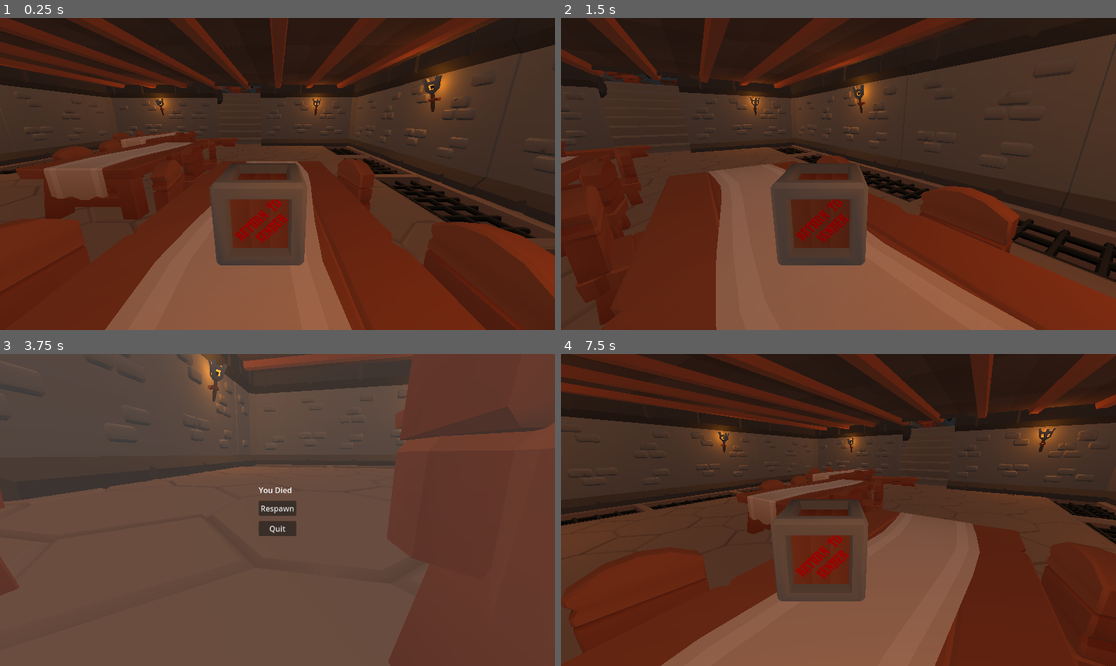
Above: before the commit, frames 1-4 (two rows, left to right).
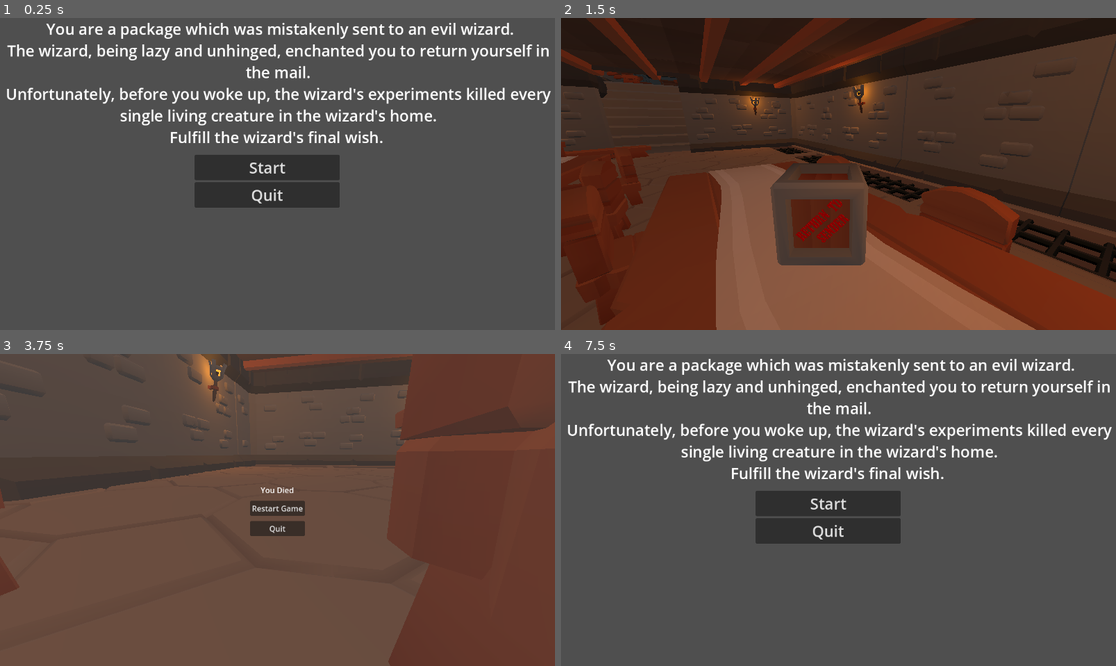
Above: after the commit, the same moments.

Repository: holy-moley/ReturnToSender
Game: Godot game, scene res://main.tscn
Same seed, same stepped clock (60 frames per second), same inputs: the game is played once before the commit and once after it.
Inputs (mouse positions are in pixels of both pictures, inside the frame that each line leads up to):
- Up to frame 1 (0.25 s): no input
- Up to frame 2 (1.5 s): click (827, 167) at 0.5 s, where only the run after the commit has a clickable "Start"; tap Enter at 1.25 s; move the mouse to (960, 158) at 1.27 s; hold D (right) from 1.28 s (still down); hold Shift (sprint) from 1.28 s (still down)
- Up to frame 3 (3.75 s): tap Space (jump) at 1.52, 2.27 s; move the mouse to (166, 525) at 2.02 s; release D (right) at 2.03 s; release Shift (sprint) at 2.03 s; hold Down (back) 2.03-2.78 s; tap Shift (sprint) at 2.1, 3.6 s; move the mouse to (333, 441) at 2.77 s; hold D (right) 2.78-3.53 s; hold Shift (sprint) 2.78-3.53 s; move the mouse to (249, 572) at 3.52 s; hold W (forward) from 3.53 s (still down)
- Up to frame 4 (7.5 s): tap Space (jump) at 3.77, 6.02 s; release W (forward) at 4.25 s; click "Respawn" (after the commit: "Restart Game") at 4.25 s; click (827, 503) at 5 s, where only the run after the commit has a clickable "Start"; tap R (respawn) at 5.75, 7.25 s; move the mouse to (1005, 556) at 5.77 s; hold A (left) 5.78-6.5 s; hold Shift (sprint) 5.78-6.5 s; tap Escape (pause) at 6.4 s; click "Respawn" at 6.5 s; move the mouse to (672, 463) at 7.27 s; hold A (left) from 7.28 s (still down); tap Shift (sprint) at 7.35 s

The runs differ from the first frame. In frame 1, 100% of the frame differs, in the area x 0-100%, y 0-100%; in frame 2, nothing differs; in frame 3, 0.5%; in frame 4, 100%.

Commit message:
Start menu
Adds in a functional start menu.

Diff:
--- a/squash_the_creeps_start_1.1.0/cafeteria_area.tscn
+++ b/squash_the_creeps_start_1.1.0/cafeteria_area.tscn
@@ -41,6 +41,81 @@
 
 [sub_resource type="ConvexPolygonShape3D" id="ConvexPolygonShape3D_0t2bj"]
 points = PackedVector3Array(0.5, 0.5, 0.5, 0.5, 0.5, -0.5, -0.5, 0.5, 0.5, 0.5, -0.5, 0.5, 0.5, -0.5, -0.5, -0.5, 0.5, -0.5, -0.5, -0.5, 0.5, -0.5, -0.5, -0.5)
+
+[sub_resource type="Animation" id="Animation_71gkf"]
+length = 0.001
+tracks/0/type = "value"
+tracks/0/imported = false
+tracks/0/enabled = true
+tracks/0/path = NodePath("TablePlate:position")
+tracks/0/interp = 1
+tracks/0/loop_wrap = true
+tracks/0/keys = {
+"times": PackedFloat32Array(0),
+"transitions": PackedFloat32Array(1),
+"update": 0,
+"values": [Vector3(4.11822, -10.0985, -6.32165)]
+}
+tracks/1/type = "value"
+tracks/1/imported = false
+tracks/1/enabled = true
+tracks/1/path = NodePath("Mid1:position")
+tracks/1/interp = 1
+tracks/1/loop_wrap = true
+tracks/1/keys = {
+"times": PackedFloat32Array(0),
+"transitions": PackedFloat32Array(1),
+"update": 0,
+"values": [Vector3(0.357107, -0.386103, -5.43637)]
+}
+tracks/2/type = "value"
+tracks/2/imported = false
+tracks/2/enabled = true
+tracks/2/path = NodePath("Mid2:position")
+tracks/2/interp = 1
+tracks/2/loop_wrap = true
+tracks/2/keys = {
+"times": PackedFloat32Array(0),
+"transitions": PackedFloat32Array(1),
+"update": 0,
+"values": [Vector3(-0.624413, -1.75143, -1.00204)]
+}
+tracks/3/type = "value"
+tracks/3/imported = false
+tracks/3/enabled = true
+tracks/3/path = NodePath("Mid3:position")
+tracks/3/interp = 1
+tracks/3/loop_wrap = true
+tracks/3/keys = {
+"times": PackedFloat32Array(0),
+"transitions": PackedFloat32Array(1),
+"update": 0,
+"values": [Vector3(-0.643092, -6.10119, 3.93819)]
+}
+tracks/4/type = "value"
+tracks/4/imported = false
+tracks/4/enabled = true
+tracks/4/path = NodePath("Window:position")
+tracks/4/interp = 1
+tracks/4/loop_wrap = true
+tracks/4/keys = {
+"times": PackedFloat32Array(0),
+"transitions": PackedFloat32Array(1),
+"update": 0,
+"values": [Vector3(-2.20285, -2.83854, 8.40914)]
+}
+tracks/5/type = "value"
+tracks/5/imported = false
+tracks/5/enabled = true
+tracks/5/path = NodePath("Window2:position")
+tracks/5/interp = 1
+tracks/5/loop_wrap = true
+tracks/5/keys = {
+"times": PackedFloat32Array(0),
+"transitions": PackedFloat32Array(1),
+"update": 0,
+"values": [Vector3(-1.96535, -11.0191, 12.5052)]
+}
 
 [sub_resource type="Animation" id="Animation_yadva"]
 resource_name = "movingPlates"
@@ -120,81 +195,6 @@
 "values": [Vector3(-1.96535, -11.0191, 12.5052), Vector3(-1.96535, -11.0191, 12.5052), Vector3(-1.96535, 0.570303, 12.5052), Vector3(-1.96535, 0.570303, 12.5052), Vector3(-1.96535, 3.57171, 12.5052), Vector3(-1.96535, 3.57171, 12.5052)]
 }
 
-[sub_resource type="Animation" id="Animation_71gkf"]
-length = 0.001
-tracks/0/type = "value"
-tracks/0/imported = false
-tracks/0/enabled = true
-tracks/0/path = NodePath("TablePlate:position")
-tracks/0/interp = 1
-tracks/0/loop_wrap = true
-tracks/0/keys = {
-"times": PackedFloat32Array(0),
-"transitions": PackedFloat32Array(1),
-"update": 0,
-"values": [Vector3(4.11822, -10.0985, -6.32165)]
-}
-tracks/1/type = "value"
-tracks/1/imported = false
-tracks/1/enabled = true
-tracks/1/path = NodePath("Mid1:position")
-tracks/1/interp = 1
-tracks/1/loop_wrap = true
-tracks/1/keys = {
-"times": PackedFloat32Array(0),
-"transitions": PackedFloat32Array(1),
-"update": 0,
-"values": [Vector3(0.357107, -0.386103, -5.43637)]
-}
-tracks/2/type = "value"
-tracks/2/imported = false
-tracks/2/enabled = true
-tracks/2/path = NodePath("Mid2:position")
-tracks/2/interp = 1
-tracks/2/loop_wrap = true
-tracks/2/keys = {
-"times": PackedFloat32Array(0),
-"transitions": PackedFloat32Array(1),
-"update": 0,
-"values": [Vector3(-0.624413, -1.75143, -1.00204)]
-}
-tracks/3/type = "value"
-tracks/3/imported = false
-tracks/3/enabled = true
-tracks/3/path = NodePath("Mid3:position")
-tracks/3/interp = 1
-tracks/3/loop_wrap = true
-tracks/3/keys = {
-"times": PackedFloat32Array(0),
-"transitions": PackedFloat32Array(1),
-"update": 0,
-"values": [Vector3(-0.643092, -6.10119, 3.93819)]
-}
-tracks/4/type = "value"
-tracks/4/imported = false
-tracks/4/enabled = true
-tracks/4/path = NodePath("Window:position")
-tracks/4/interp = 1
-tracks/4/loop_wrap = true
-tracks/4/keys = {
-"times": PackedFloat32Array(0),
-"transitions": PackedFloat32Array(1),
-"update": 0,
-"values": [Vector3(-2.20285, -2.83854, 8.40914)]
-}
-tracks/5/type = "value"
-tracks/5/imported = false
-tracks/5/enabled = true
-tracks/5/path = NodePath("Window2:position")
-tracks/5/interp = 1
-tracks/5/loop_wrap = true
-tracks/5/keys = {
-"times": PackedFloat32Array(0),
-"transitions": PackedFloat32Array(1),
-"update": 0,
-"values": [Vector3(-1.96535, -11.0191, 12.5052)]
-}
-
 [sub_resource type="AnimationLibrary" id="AnimationLibrary_1labw"]
 _data = {
 "RESET": SubResource("Animation_71gkf"),
--- a/squash_the_creeps_start_1.1.0/death_menu.tscn
+++ b/squash_the_creeps_start_1.1.0/death_menu.tscn
@@ -40,10 +40,11 @@
 [node name="DeathLabel" type="Label" parent="GridContainer"]
 layout_mode = 2
 text = "You Died"
+horizontal_alignment = 1
 
 [node name="Respawn" type="Button" parent="GridContainer"]
 layout_mode = 2
-text = "Respawn"
+text = "Restart Game"
 
 [node name="Quit" type="Button" parent="GridContainer"]
 layout_mode = 2
--- a/squash_the_creeps_start_1.1.0/main.tscn
+++ b/squash_the_creeps_start_1.1.0/main.tscn
@@ -10,6 +10,7 @@
 [ext_resource type="PackedScene" uid="uid://0ro3ghwra1c7" path="res://dungeonMessHall.tscn" id="8_67ypg"]
 [ext_resource type="PackedScene" uid="uid://h2u3i4n3ix2v" path="res://death_menu.tscn" id="8_dnycq"]
 [ext_resource type="PackedScene" uid="uid://c37lb6aldwed3" path="res://cafeteria_area.tscn" id="10_ifudf"]
+[ext_resource type="PackedScene" uid="uid://dg8rrxqo3y2v8" path="res://start_menu.tscn" id="10_yjw88"]
 
 [sub_resource type="SphereShape3D" id="SphereShape3D_qgoqu"]
 
@@ -74,6 +75,8 @@
 
 [node name="DeathMenu" parent="Menus" instance=ExtResource("8_dnycq")]
 
+[node name="StartMenu" parent="Menus" instance=ExtResource("10_yjw88")]
+
 [node name="CafeteriaArea" parent="." instance=ExtResource("10_ifudf")]
 transform = Transform3D(-1.31134e-07, 0, -3, 0, 3, 0, 3, 0, -1.31134e-07, -83.274, 2, -50.0508)
 
--- a/squash_the_creeps_start_1.1.0/player.tscn
+++ b/squash_the_creeps_start_1.1.0/player.tscn
@@ -36,6 +36,7 @@
 packet_sequence = SubResource("OggPacketSequence_yjj5y")
 
 [node name="Player" type="CharacterBody3D"]
+process_mode = 1
 transform = Transform3D(1, 0, 0, 0, 1, 0, 0, 0, 1, 0.274019, 1.48228, 0.0889188)
 collision_layer = 4
 collision_mask = 7
--- /dev/null
+++ b/squash_the_creeps_start_1.1.0/start_menu.gd
@@ -0,0 +1,14 @@
+extends Control
+var startPressed = false
+func _process(delta: float) -> void:
+	if not startPressed:
+		get_tree().paused=true
+
+func _on_start_pressed() -> void:
+	visible = false
+	startPressed=true
+	get_tree().paused=false
+
+
+func _on_quit_pressed() -> void:
+	get_tree().quit()
--- /dev/null
+++ b/squash_the_creeps_start_1.1.0/start_menu.tscn
@@ -0,0 +1,68 @@
+[gd_scene load_steps=3 format=3 uid="uid://dg8rrxqo3y2v8"]
+
+[ext_resource type="Script" path="res://start_menu.gd" id="1_1c4ch"]
+
+[sub_resource type="Theme" id="Theme_vb5r3"]
+default_font_size = 32
+
+[node name="StartMenu" type="Control"]
+process_mode = 3
+layout_mode = 3
+anchors_preset = 15
+anchor_right = 1.0
+anchor_bottom = 1.0
+grow_horizontal = 2
+grow_vertical = 2
+script = ExtResource("1_1c4ch")
+
+[node name="ColorRect" type="ColorRect" parent="."]
+layout_mode = 1
+anchors_preset = 15
+anchor_right = 1.0
+anchor_bottom = 1.0
+grow_horizontal = 2
+grow_vertical = 2
+color = Color(0.310617, 0.310617, 0.310617, 1)
+
+[node name="RichTextLabel" type="RichTextLabel" parent="."]
+layout_mode = 1
+anchors_preset = 5
+anchor_left = 0.5
+anchor_right = 0.5
+offset_left = -569.0
+offset_right = 573.0
+offset_bottom = 305.0
+grow_horizontal = 2
+theme = SubResource("Theme_vb5r3")
+bbcode_enabled = true
+text = "[center] You are a package which was mistakenly sent to an evil wizard.
+The wizard, being lazy and unhinged, enchanted you to return yourself in the mail.
+Unfortunately, before you woke up, the wizard's experiments killed every single living creature in the wizard's home.
+Fulfill the wizard's final wish. "
+
+[node name="VBoxContainer" type="VBoxContainer" parent="."]
+layout_mode = 1
+anchors_preset = 8
+anchor_left = 0.5
+anchor_top = 0.5
+anchor_right = 0.5
+anchor_bottom = 0.5
+offset_left = -172.0
+offset_top = -33.0
+offset_right = 129.0
+offset_bottom = 63.0
+grow_horizontal = 2
+grow_vertical = 2
+
+[node name="Start" type="Button" parent="VBoxContainer"]
+layout_mode = 2
+theme_override_font_sizes/font_size = 32
+text = "Start"
+
+[node name="Quit" type="Button" parent="VBoxContainer"]
+layout_mode = 2
+theme_override_font_sizes/font_size = 32
+text = "Quit"
+
+[connection signal="pressed" from="VBoxContainer/Start" to="." method="_on_start_pressed"]
+[connection signal="pressed" from="VBoxContainer/Quit" to="." method="_on_quit_pressed"]
Not shown: 1 places in squash_the_creeps_start_1.1.0/main.tscn that only renumber resources
